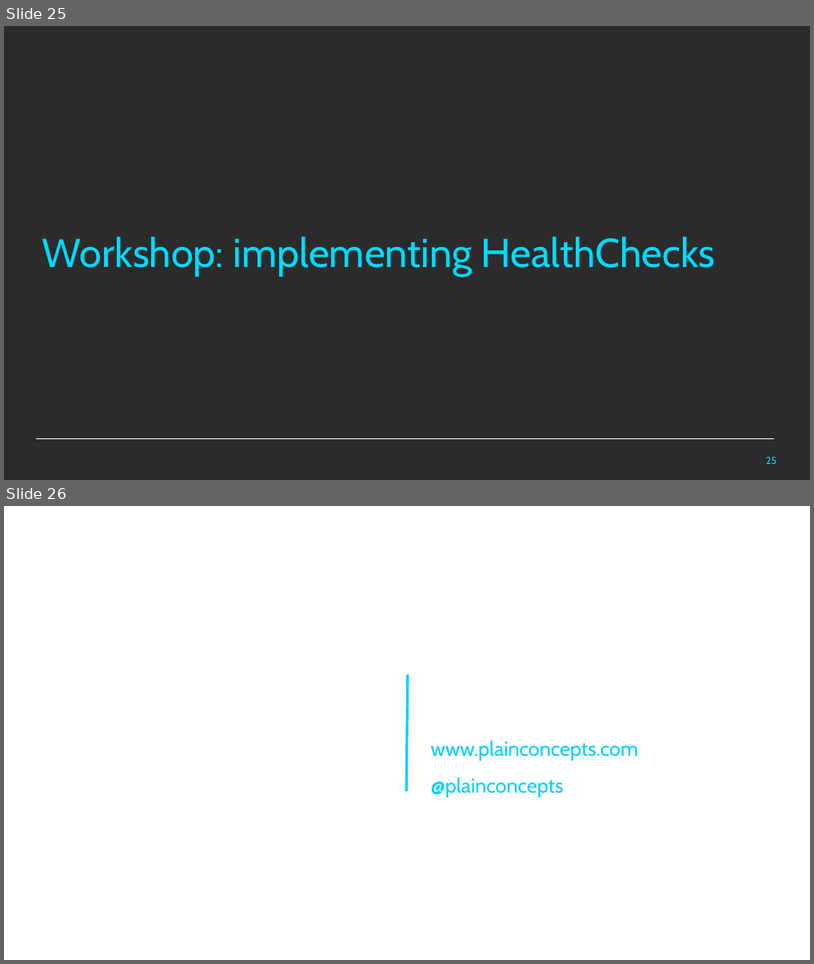
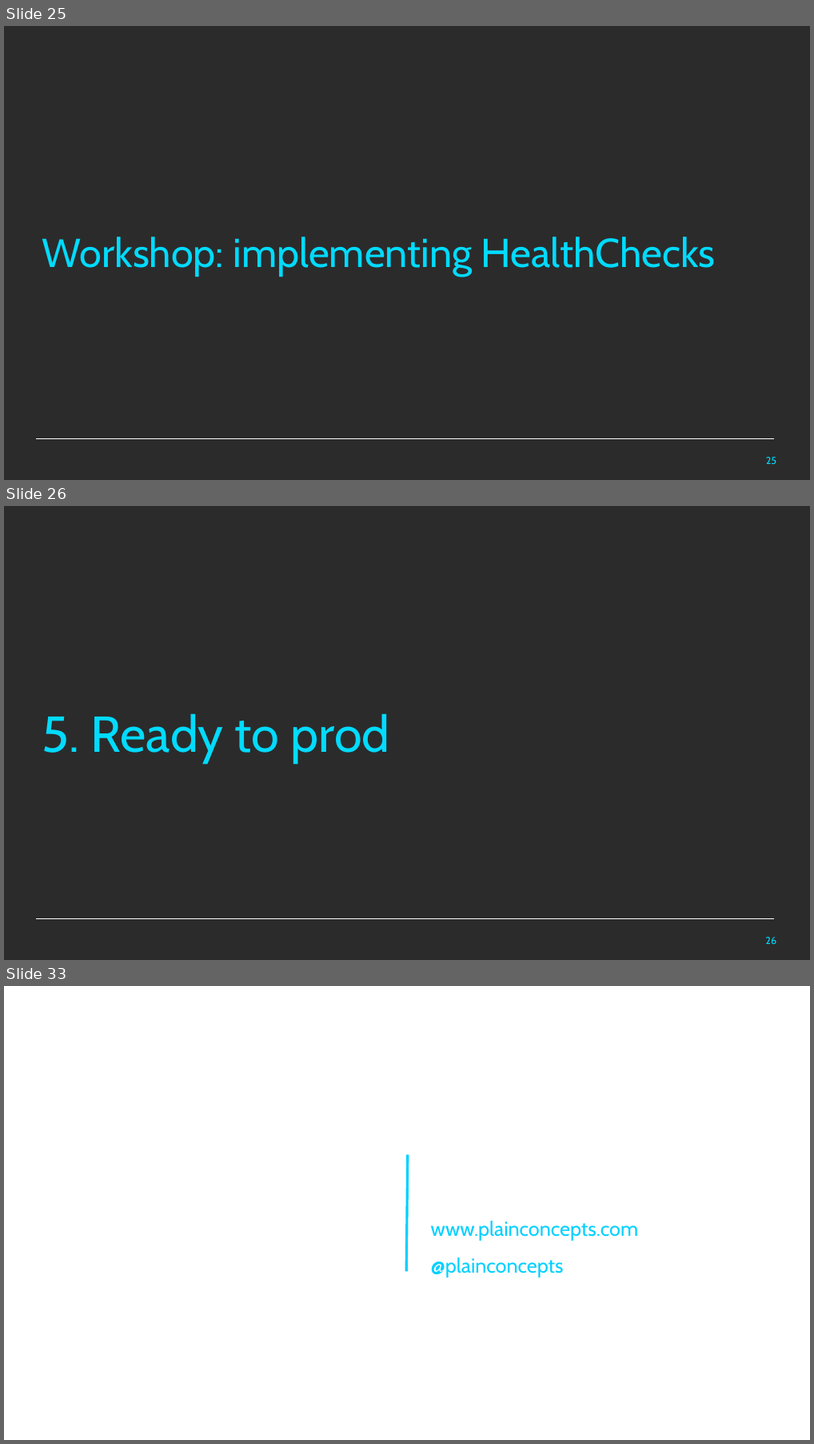
Before and after one commit to PlainConcepts/NetCore-Docker-Workshop, a slide deck: Docu/BestPractices&Antipatterns.pptx. Shown one above the other, each under a label of ours: slides 25 and 26 before the commit, slides 25, 26 and 33 after it; the slides between them are not shown. The pictures are 814x964 and 814x1444 pixels, drawn with LibreOffice and Linux fonts; fonts in the diff are those of the drawing; background and template pictures are left out; a plain dark background stands for a picture behind light text. Boxes give left, top, right and bottom in pixels: in the first picture for what was removed or moved away, otherwise in the second. Text is boxed around its words. In the diff, an @@ line names an element or a change of style, - is before the commit and + after.

```diff
--- a/Docu/BestPractices&Antipatterns.pptx
+++ b/Docu/BestPractices&Antipatterns.pptx
@@ slide 26 added at box(4, 506, 810, 960), background picture (left out); not listed: 1 template element that a slide beside it also shows @@
@@ text added at box(42, 713, 390, 763), 60 pt, text #01DBFF @@
+5. Ready to prod
@@ page number added at box(766, 936, 777, 944), 12 pt, text #00DBFF @@
+26
@@ what was slide 26 is now slide 33 @@
```
Also in this commit, not shown: 5 slides changed, 6 other slides added, 1 other file.
